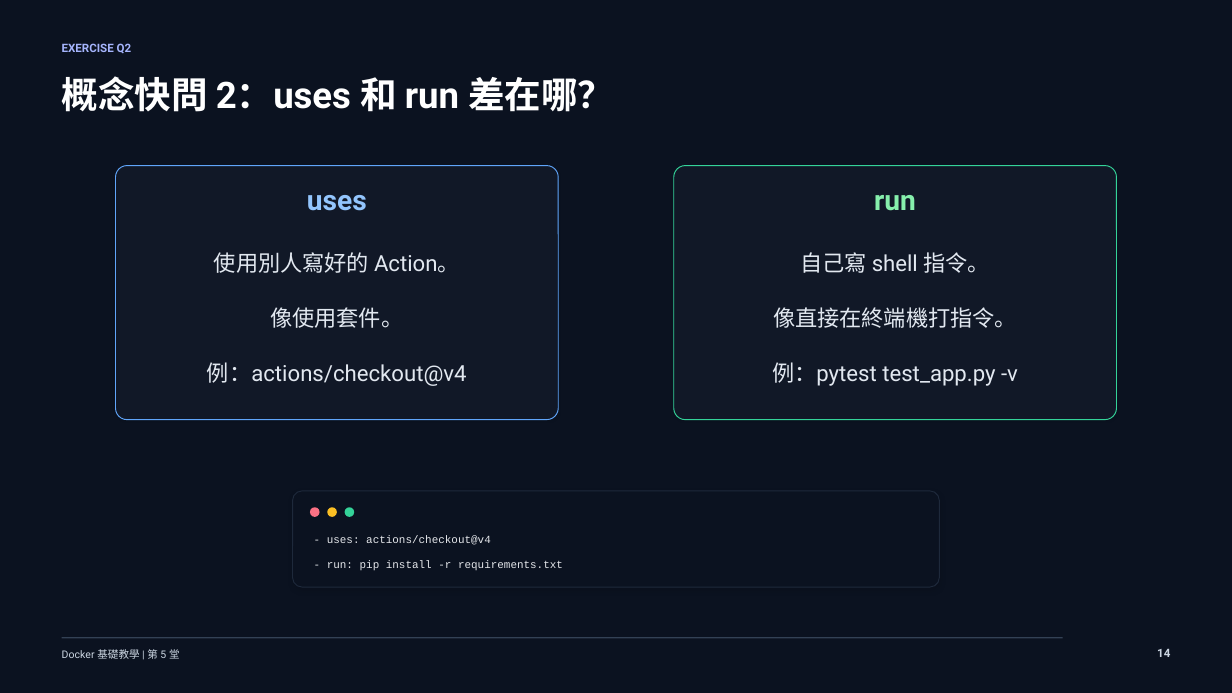
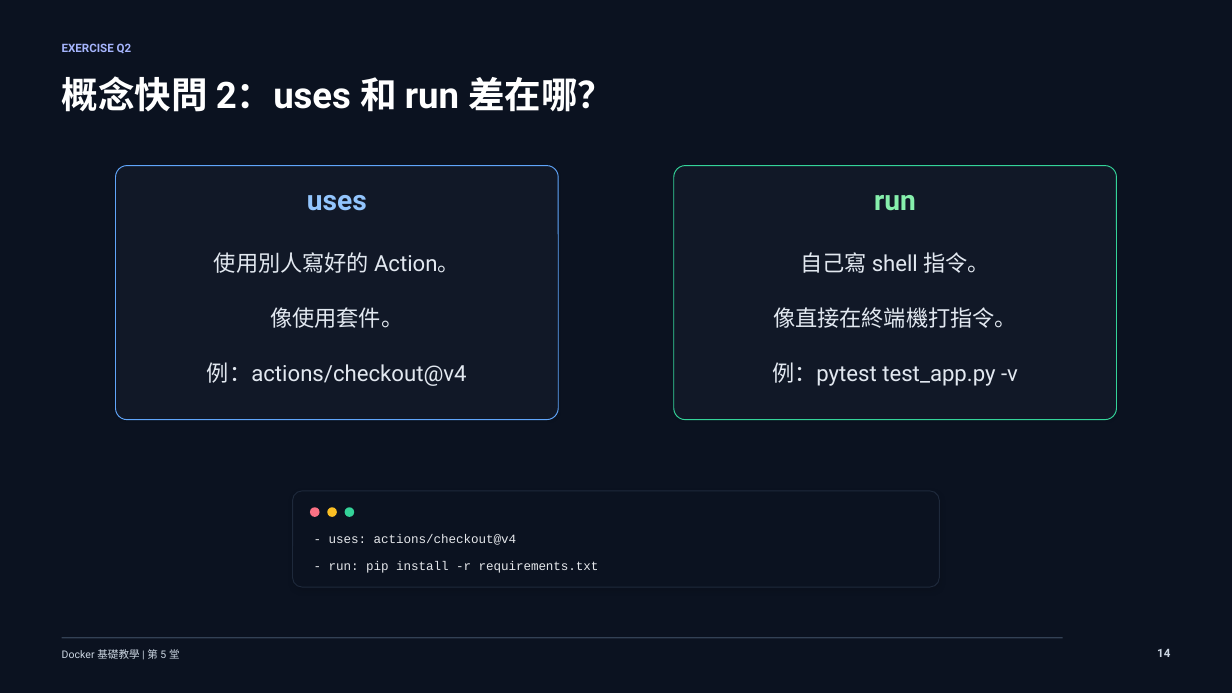
Before and after one commit to lalalalaluk/docker-practice, a slide deck: slide 14 of slides/docker-session5-cicd-github-actions.pptx. Drawn at 1232x693 pixels with LibreOffice and Linux fonts; fonts in the diff are those of the drawing. Boxes give left, top, right and bottom in pixels: in the first picture for what was removed or moved away, otherwise in the second. Text is boxed around its words. In the diff, an @@ line names an element or a change of style, - is before the commit and + after.

```diff
--- a/slides/docker-session5-cicd-github-actions.pptx
+++ b/slides/docker-session5-cicd-github-actions.pptx
@@ text "- uses: actions/checkout@v4" at (x1=329, y1=534, x2=599, y2=573): size 8.5 to 9.8 pt; line spacing 0.94 to 0.84 @@
```
Also in this commit, not shown: 9 other slides changed.
